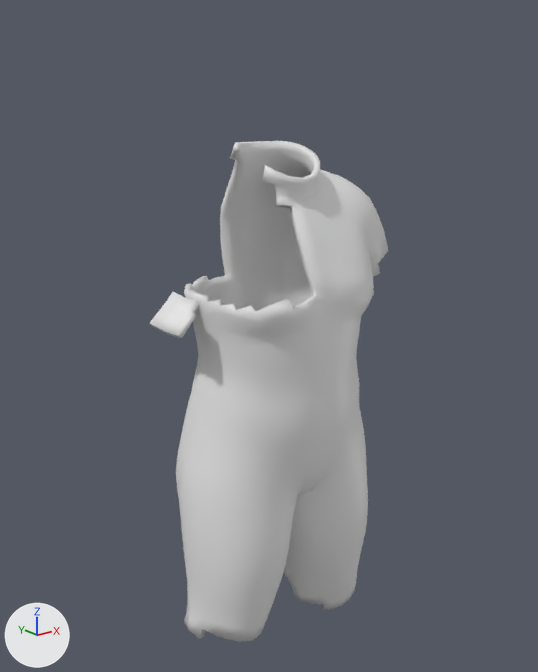
One commit to the FBX model unity/Assets/Art/Chars/Garments/devote_vagrant.fbx: the scene before it, then after it.
Camera for both pictures: a 50 mm camera at (-0.91, -1.147, 1.526) aimed at (0.006, -0.002, 1.068). The axes (+X, +Y, +Z) are drawn at lower left. The lights are the same throughout. The picture after the commit comes second.

The first picture shows 'garment_devote_vagrant'.
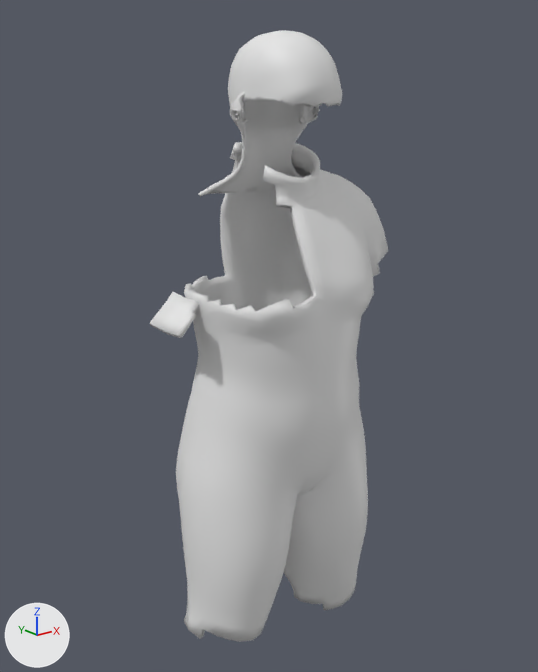
Location of each change, (x1, y1, x2, y2) in pixels of the pictures (538 x 672 px):
'garment_devote_vagrant', reshaped (22% taller)
    before: (150, 141, 388, 642)
    after: (150, 30, 388, 642)
part 1 of me_garment_devote_vagrant, added
    after: (199, 30, 342, 197)

What changed in the scene script:
```text
Add mat_hair:
    mat_hair = principled_material('hair')
    mat_hair.base_color = (0.8, 0.8, 0.8)  # white #e7e7e7
Change me_garment_devote_vagrant:
    used by ob_garment_devote_vagrant; location = (0.0, 0.0, 0.0)
    remove me_garment_devote_vagrant.from_pydata(...)  # 2672 vertices, 2666 faces; spans x -0.253..0.282, y -0.187..0.134, z 0.402..1.454
    add me_garment_devote_vagrant.from_pydata(...)  # 5468 vertices, 5474 faces; spans x -0.253..0.282, y -0.187..0.134, z 0.402..1.648
    me_garment_devote_vagrant part 1: a new loose piece of 2280 vertices spanning x -0.145..0.145, y -0.163..0.062, z 1.358..1.648, in mat_hair (white #e7e7e7)
    other edits to the shape of me_garment_devote_vagrant do not show in these pictures
    add me_garment_devote_vagrant.materials.append(mat_hair)  # white #e7e7e7
```
